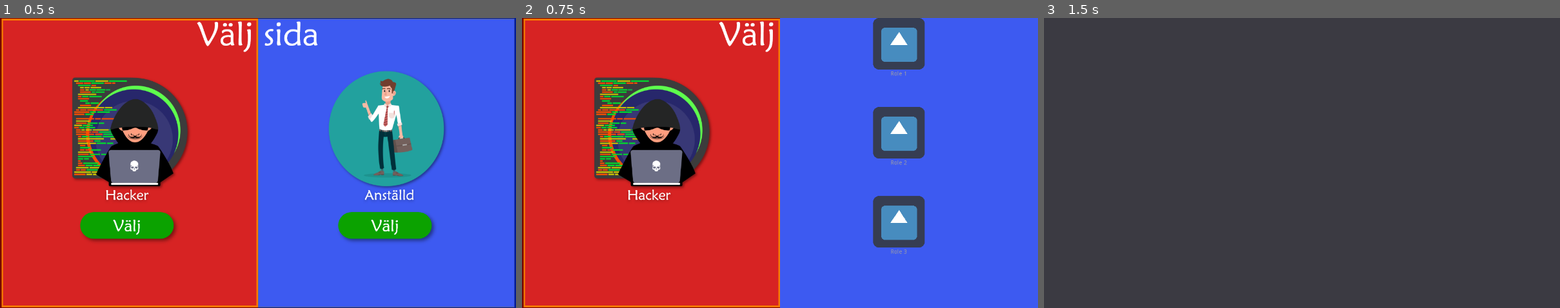
Above: before the commit, frames 1-3 (left to right).
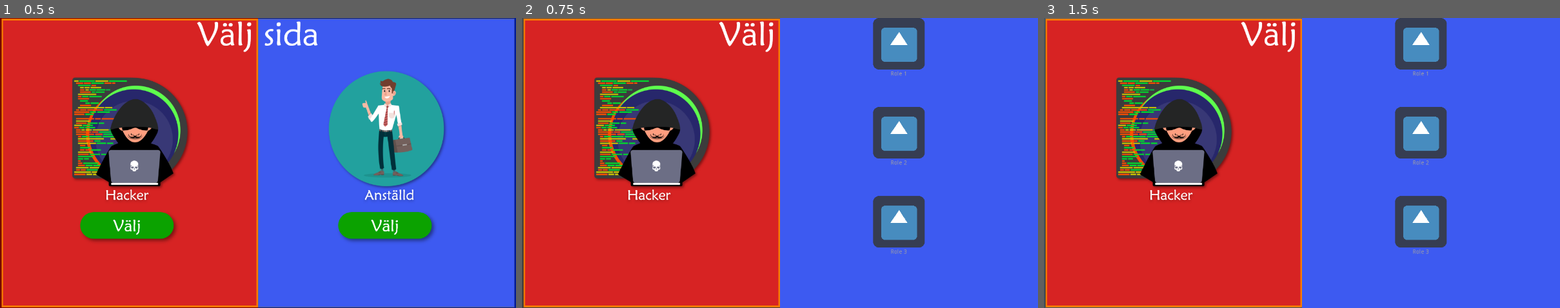
Above: after the commit, the same moments.

Repository: albfor/IT-Projekt
Game: Godot game, scene res://src/scenes/StartMenu/StartMenu.tscn
Same seed, same stepped clock (60 frames per second), same inputs: the game is played once before the commit and once after it. This scene is started directly instead of the project's main scene. The engine's default icon, where the game draws it, is replaced by a stand-in: a white triangle on a blue panel in a dark square.
Inputs (mouse positions are in pixels of both pictures, inside the frame that each line leads up to):
- Up to frame 1 (0.5 s): no input
- Up to frame 2 (0.75 s): click "Blue Team" at 0.5 s
- Up to frame 3 (1.5 s): click (1173, 163) at 1.25 s, where only the run before the commit has a clickable "Red Team"

Frame 1 is identical in both runs. In frame 2, 0.6% of the frame differs, in the area x 0-50%, y 0-100%; in frame 3, 96%, in the area x 0-100%, y 0-100%.

Commit message:
disable red team knapp efter blue team har valts

Diff:
--- a/src/scenes/StartMenu/StartMenu.gd
+++ b/src/scenes/StartMenu/StartMenu.gd
@@ -7,6 +7,7 @@
 # On click show available roles
 # TODO: Set player to blue team
 func _on_blue_team_button_up():
+	$red_team.set_disabled(true)
 	$blue_team.hide()
 	$BlueSelect.hide()
 	$RedSelect.hide()
Not shown: 3 places in src/scenes/StartMenu/blue_team_theme.tres that only renumber resources
